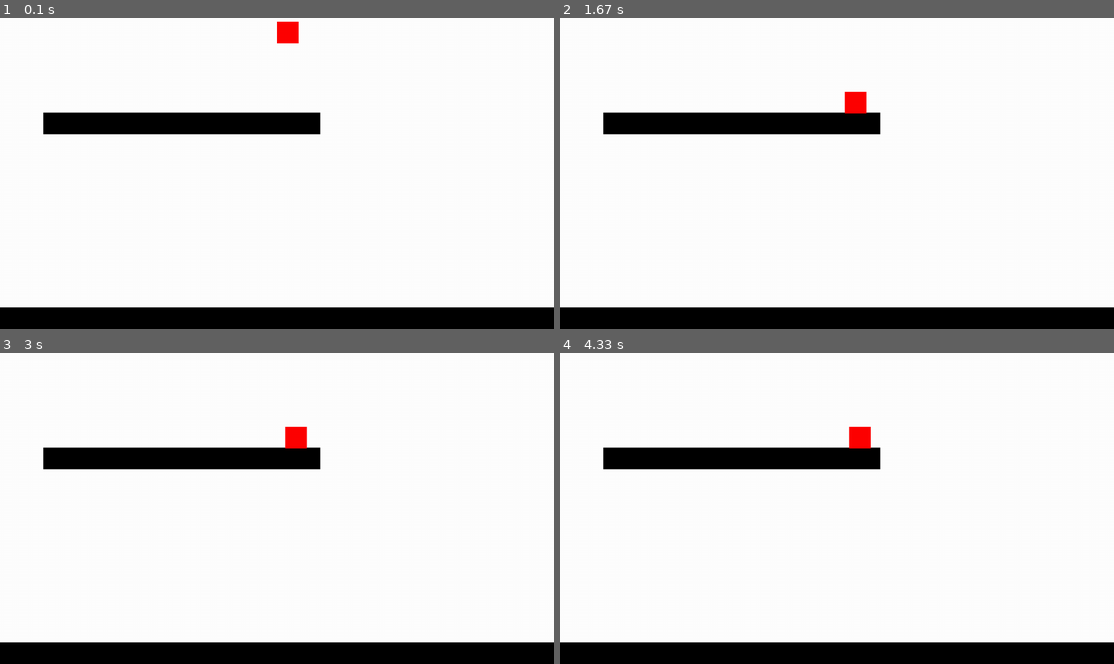
Above: before the commit, frames 1-4 (two rows, left to right).
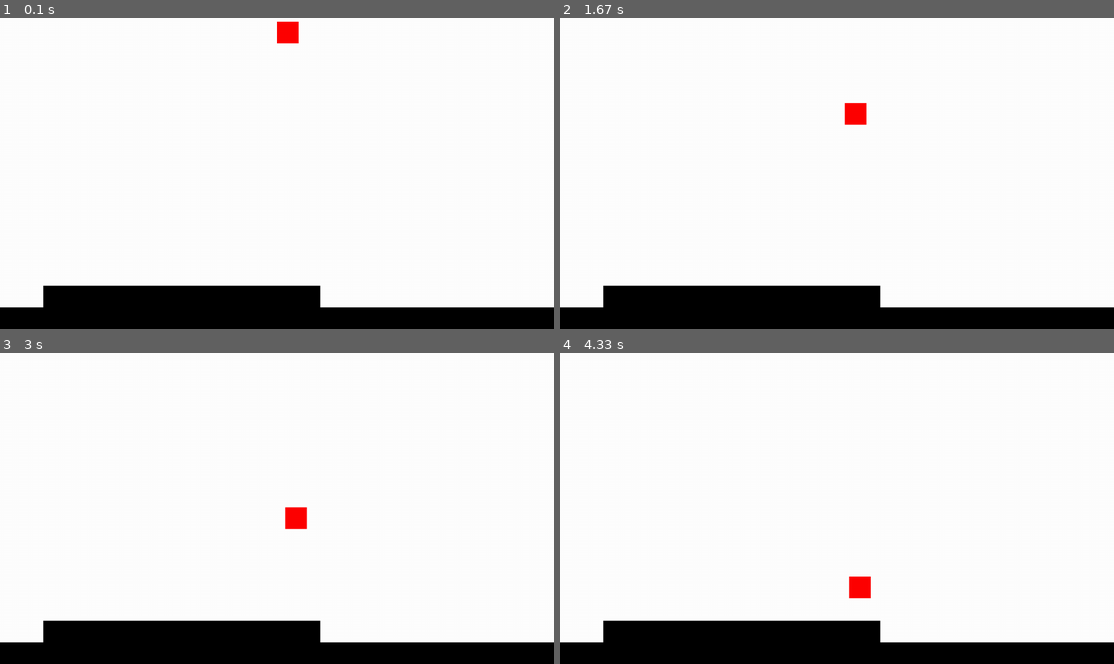
Above: after the commit, the same moments.

Repository: felbk/MinerFox---Pygame
Game: pygame game, started from Principal.py
The game is run twice, just before and just after one commit, with the same random seed, the same clock (stepped at 60 frames per second) and the same inputs.
Inputs:
- Up to frame 1 (0.1 s): no input
- Up to frame 2 (1.67 s): hold D 0.33-0.8 s; hold D 0.83-1.3 s; hold A from 1.33 s (still down)
- Up to frame 3 (3 s): release A at 1.87 s; hold A 1.9-2.3 s; hold D 2.33-2.97 s
- Up to frame 4 (4.33 s): hold A 3-3.47 s; hold D 3.5-3.97 s; hold D from 4 s (still down)

The runs differ from the first frame. In frame 1, 7.1% of the frame differs, in the area x 7-58%, y 30-94%; in frame 2, 7.3%; in frame 3, 7.7%, in the area x 7-58%, y 23-94%; in frame 4, 7.7%.

Commit message:
redução das linhas da gravidade

Diff:
--- a/Classes.py
+++ b/Classes.py
@@ -51,14 +51,16 @@
             self.vx= 0
 
         # Confere se está no chão ou caindo
-        for gnd in allgnds:
-            if  pygame.sprite.collide_rect(self,gnd):
+
+        if  pygame.sprite.spritecollideany(self,allgnds):
                 self.Fall= False
+
 
         if self.Fall == True:
             self.vy = 2
         else:
             self.vy = 0
+
 
         #atualiza posição
         self.y += self.vy
--- a/Principal.py
+++ b/Principal.py
@@ -16,7 +16,7 @@
 
 
 ch1 = Chão((tela.get_width(),50),(0,tela.get_height() - 50 ))
-ch2 = Chão((tela.get_width()/2,50),(100,tela.get_height() -500 ))
+ch2 = Chão((tela.get_width()/2,50),(100,tela.get_height() -100 ))
 corpo1 = Player((50,50),(tela.get_width()/2,0))
 corpo1.add(elementos)
 
